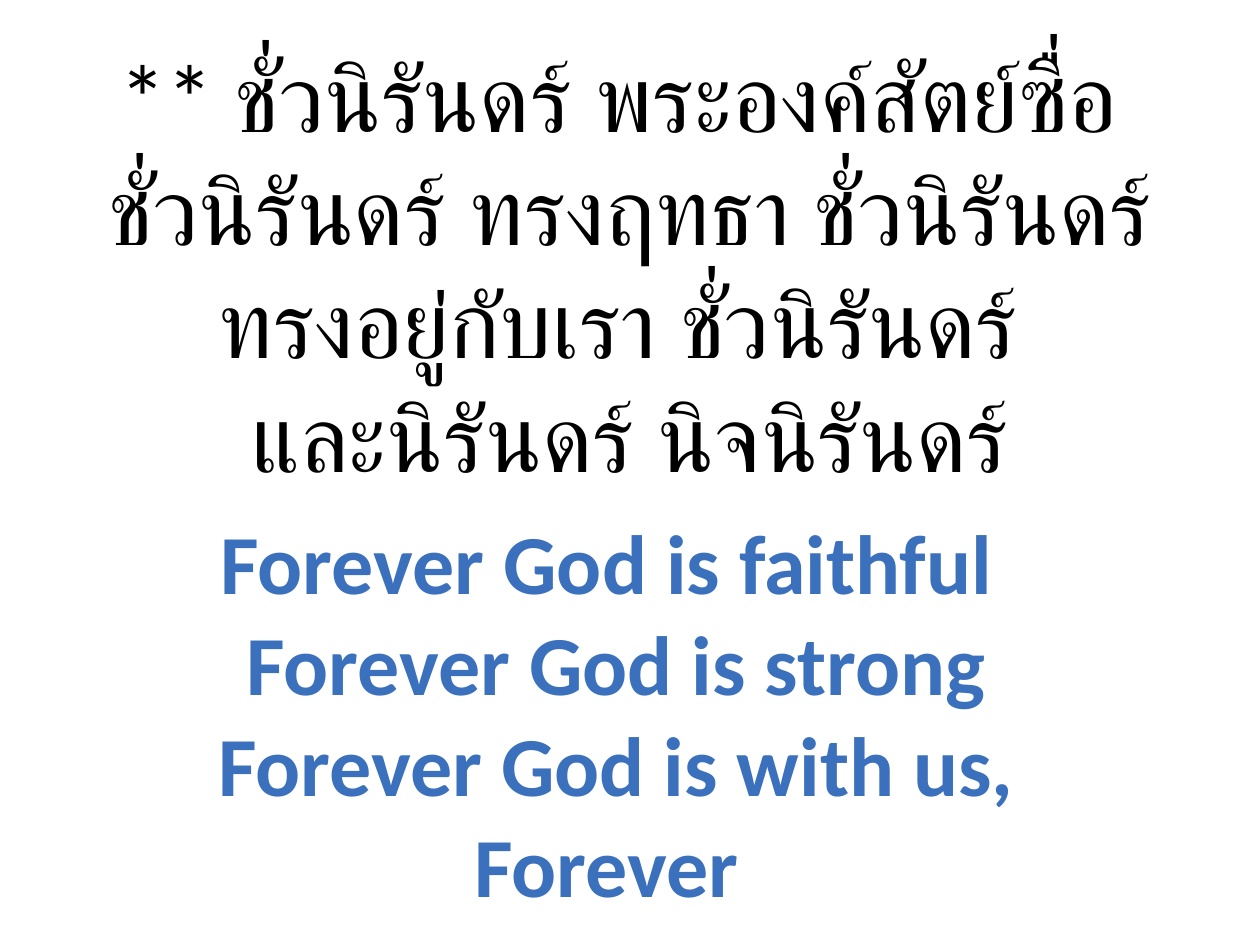
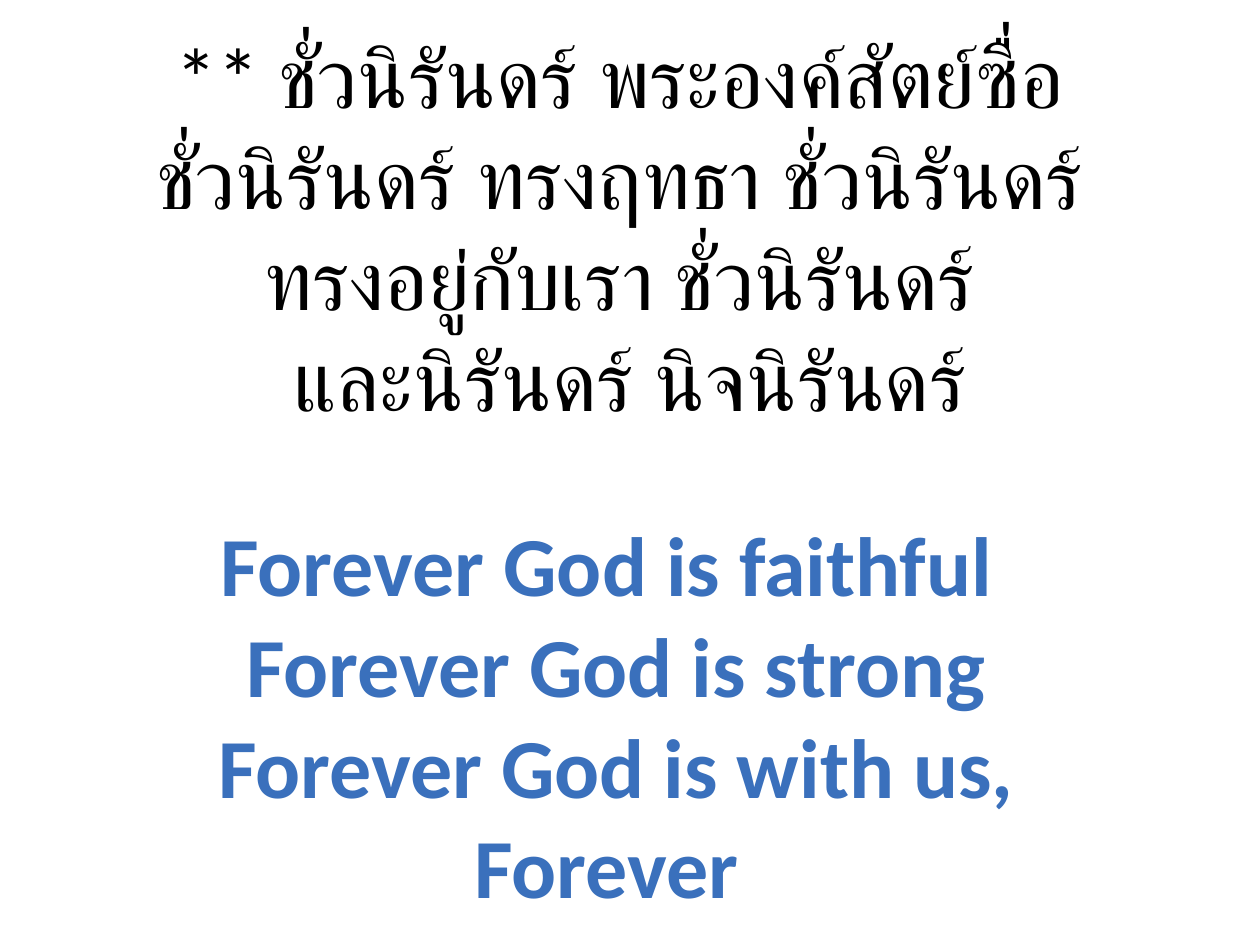
Before and after one commit to mightmay/songpptcreator, a slide deck: slide 9 of pre-made-ppt/forever.pptx. Drawn at 1260x945 pixels with LibreOffice and Linux fonts; fonts in the diff are those of the drawing; background and template pictures are left out. Boxes give left, top, right and bottom in pixels: in the first picture for what was removed or moved away, otherwise in the second. Text is boxed around its words. In the diff, an @@ line names an element or a change of style, - is before the commit and + after.

```diff
--- a/pre-made-ppt/forever.pptx
+++ b/pre-made-ppt/forever.pptx
@@ text "** ชั่วนิรันดร์ พระองค์สัตย์ซื่อ": place and size @@
-text "** ชั่วนิรันดร์ พระองค์สัตย์ซื่อ" at box(109, 58, 1149, 473)
+text "** ชั่วนิรันดร์ พระองค์สัตย์ซื่อ" at box(156, 43, 1081, 412)
@@ text "** ชั่วนิรันดร์ พระองค์สัตย์ซื่อ" at box(156, 43, 1081, 412): size 54 to 48 pt @@
```
Also in this commit, not shown: 5 other slides changed, 6 other files.
